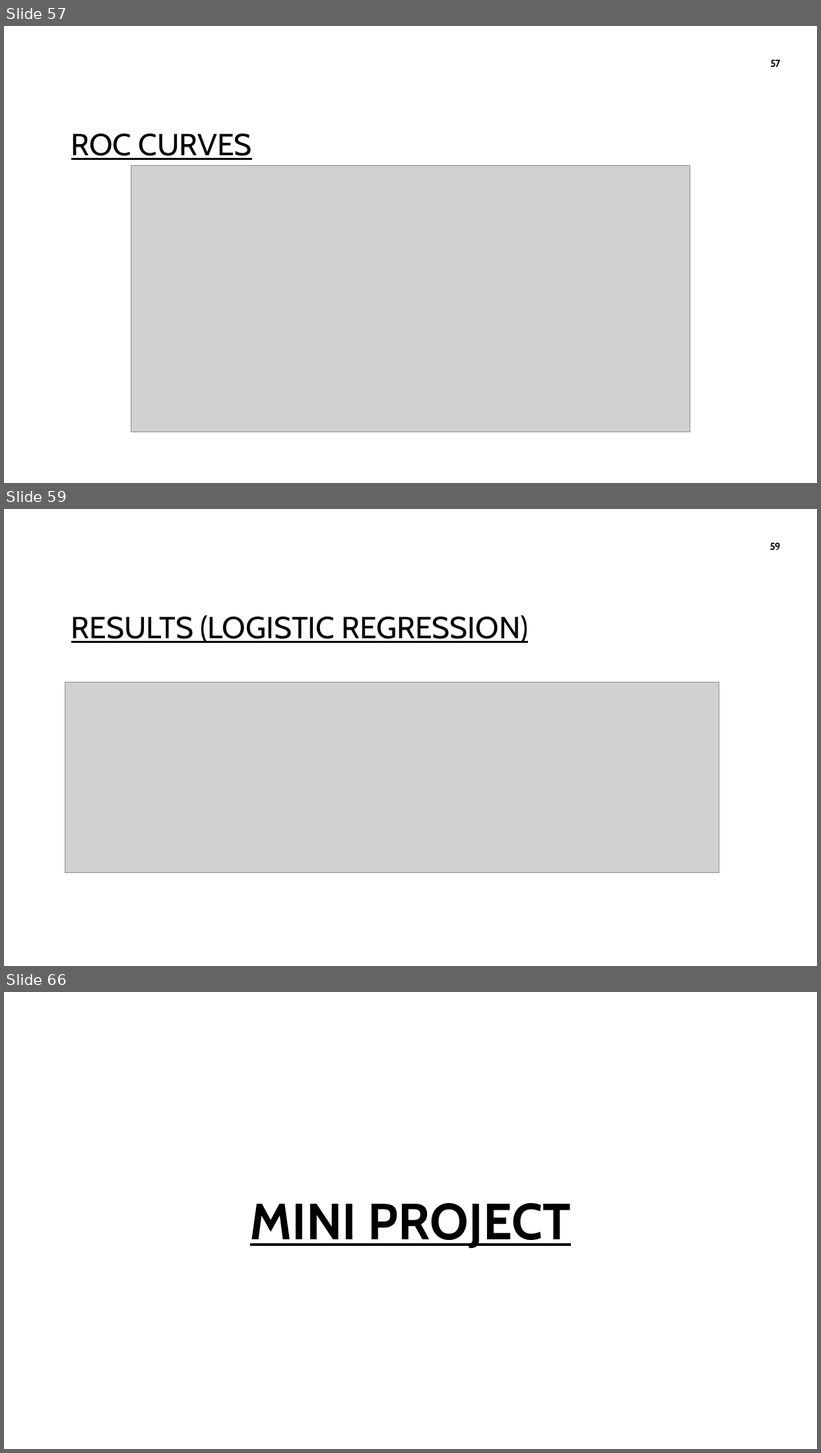
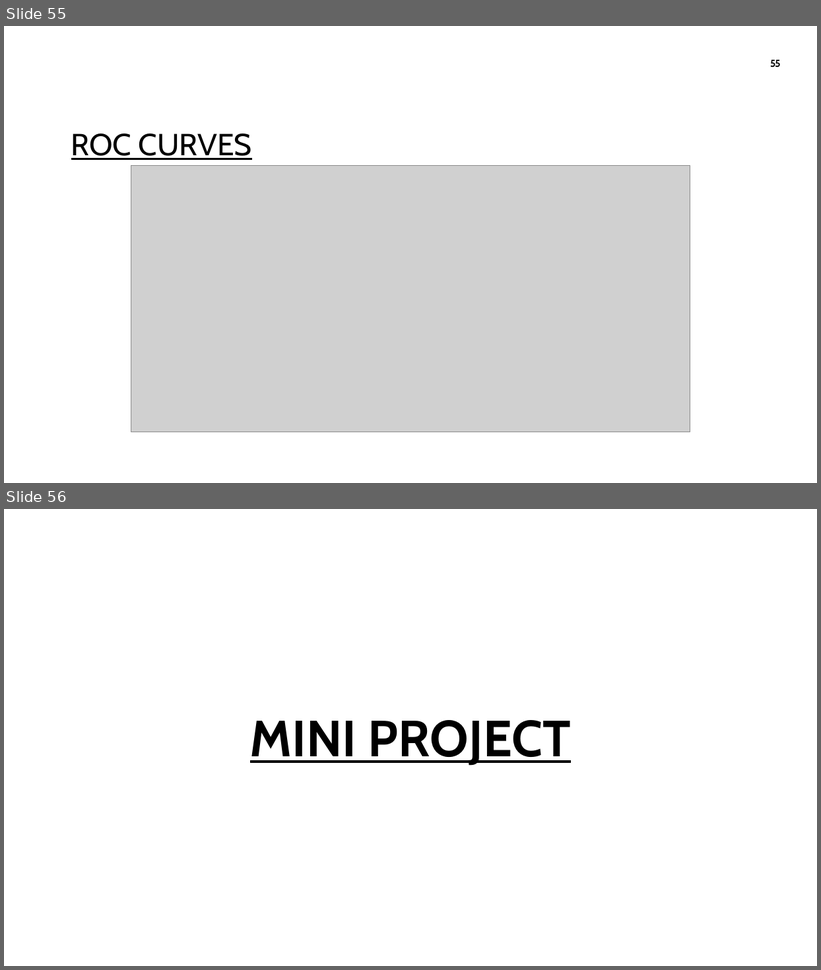
Before and after one commit to Karthikeyanswami/Hallucination-Detection-in-LLMs, a slide deck: MINI_PROJECT/HALLUCINATION DETECTION IN LLMs.pptx. Shown one above the other, each under a label of ours: slides 57, 59 and 66 before the commit, slides 55 and 56 after it; the slides between them are not shown. The pictures are 821x1453 and 821x970 pixels, drawn with LibreOffice and Linux fonts; fonts in the diff are those of the drawing; grey boxes stand for pictures; background and template pictures are left out. Boxes give left, top, right and bottom in pixels: in the first picture for what was removed or moved away, otherwise in the second. Text is boxed around its words. In the diff, an @@ line names an element or a change of style, - is before the commit and + after.

```diff
--- a/MINI_PROJECT/HALLUCINATION DETECTION IN LLMs.pptx
+++ b/MINI_PROJECT/HALLUCINATION DETECTION IN LLMs.pptx
@@ slide 59 removed at box(4, 509, 817, 966), background picture (left out) @@
@@ page number removed at box(770, 543, 781, 550) @@
-59
@@ title removed at box(71, 615, 528, 643) @@
-RESULTS (LOGISTIC REGRESSION)
@@ picture removed at box(65, 682, 719, 873) @@
@@ what was slide 57 is now slide 55 @@
@@ page number at box(770, 60, 780, 67): text changed @@
-57
+55
@@ what was slide 66 is now slide 56 @@
```
Also in this commit, not shown: 5 slides changed, 9 other slides removed.
